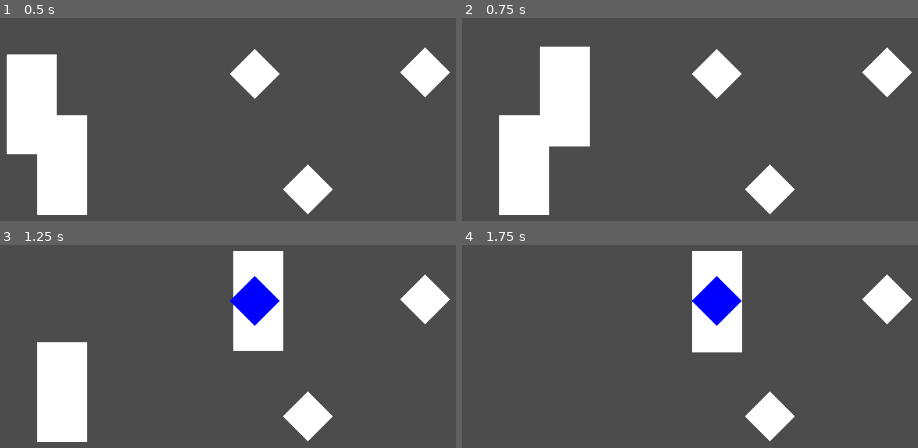
Above: before the commit, frames 1-4 (two rows, left to right).
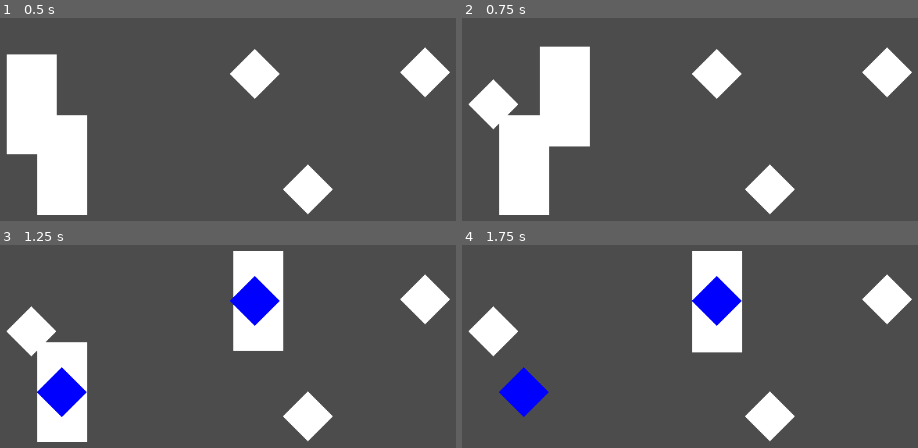
Above: after the commit, the same moments.

Repository: unSAME-Studio/ProjectOutlet
Game: Godot game, scene res://scenes/Main.tscn
Same seed, same stepped clock (60 frames per second), same inputs: the game is played once before the commit and once after it.
Inputs (mouse positions are in pixels of both pictures, inside the frame that each line leads up to):
- Up to frame 1 (0.5 s): no input
- Up to frame 2 (0.75 s): tap Enter at 0.5 s; drag from (493, 105) to (762, 76) at 0.52 s
- Up to frame 3 (1.25 s): no input
- Up to frame 4 (1.75 s): drag from (525, 393) to (721, 301) at 1.27 s

Frame 1 is identical in both runs. In frame 2, 1.4% of the frame differs, in the area x 1-13%, y 30-56%; in frame 3, 2.8%; in frame 4, 2.8%, in the area x 1-20%, y 30-85%.

Commit message:
Original Point Mechanics

Diff:
--- a/objects/Outlet.gd
+++ b/objects/Outlet.gd
@@ -1,10 +1,13 @@
 extends Position2D
+
+signal select
+signal deselect
 
 
 func select():
-	for child in get_tree().get_nodes_in_group("outlet"):
-		child.deselect()
+	emit_signal("select")
 	modulate = Color.blue
 
 func deselect():
+	emit_signal("deselect")
 	modulate = Color.white
--- a/objects/Plug.gd
+++ b/objects/Plug.gd
@@ -1,28 +1,36 @@
 extends Area2D
 
+export (PackedScene) var outlet
 
 var selected = false
 var rest_point
-var rest_nodes = []
+var original_point
 
 # drag and drop code adapted from Youtube
 # https://www.youtube.com/watch?v=iSpWZzL2i1o
 
+
 func _ready():
-	rest_nodes = get_tree().get_nodes_in_group("outlet")
-	rest_point = get_global_position()
+	var o = outlet.instance()
+	o.set_global_position(get_global_position())
+	get_parent().call_deferred("add_child", o)
+	o.remove_from_group("outlet")
+	original_point = o
+	rest_point = original_point
+
 
 # on drag
 func _on_Plug_input_event(viewport, event, shape_idx):
-	if Input.is_action_just_pressed("click"):
+	if Input.is_action_just_pressed("click") and not get_tree().is_input_handled():
 		selected = true
+		get_tree().set_input_as_handled()
 
 
 func _physics_process(delta):
 	if selected:
 		set_global_position(lerp(get_global_position(), get_global_mouse_position(), 25 * delta))
 	else:
-		set_global_position(lerp(get_global_position(), rest_point, 10 * delta))
+		set_global_position(lerp(get_global_position(), rest_point.get_global_position(), 10 * delta))
 
 # on drop
 func _input(event):
@@ -32,9 +40,15 @@
 
 			# detect outlet
 			var shortest_dist = 75
-			for child in rest_nodes:
+			var closest_point = original_point
+			for child in get_tree().get_nodes_in_group("outlet"):
 				var distance = global_position.distance_to(child.get_global_position())
 				if distance < shortest_dist:
-					child.select()
-					rest_point = child.get_global_position()
+					closest_point = child
 					shortest_dist = distance
+
+			# if found another close point, select it
+			# else send back to original point
+			rest_point.deselect()
+			rest_point = closest_point
+			rest_point.select()
--- a/objects/Plug.tscn
+++ b/objects/Plug.tscn
@@ -1,12 +1,14 @@
-[gd_scene load_steps=3 format=2]
+[gd_scene load_steps=4 format=2]
 
 [ext_resource path="res://objects/Plug.gd" type="Script" id=1]
+[ext_resource path="res://objects/Outlet.tscn" type="PackedScene" id=2]
 
 [sub_resource type="RectangleShape2D" id=1]
 extents = Vector2( 32, 64 )
 
 [node name="Plug" type="Area2D"]
 script = ExtResource( 1 )
+outlet = ExtResource( 2 )
 
 [node name="Polygon2D" type="Polygon2D" parent="."]
 position = Vector2( -32, -64 )
